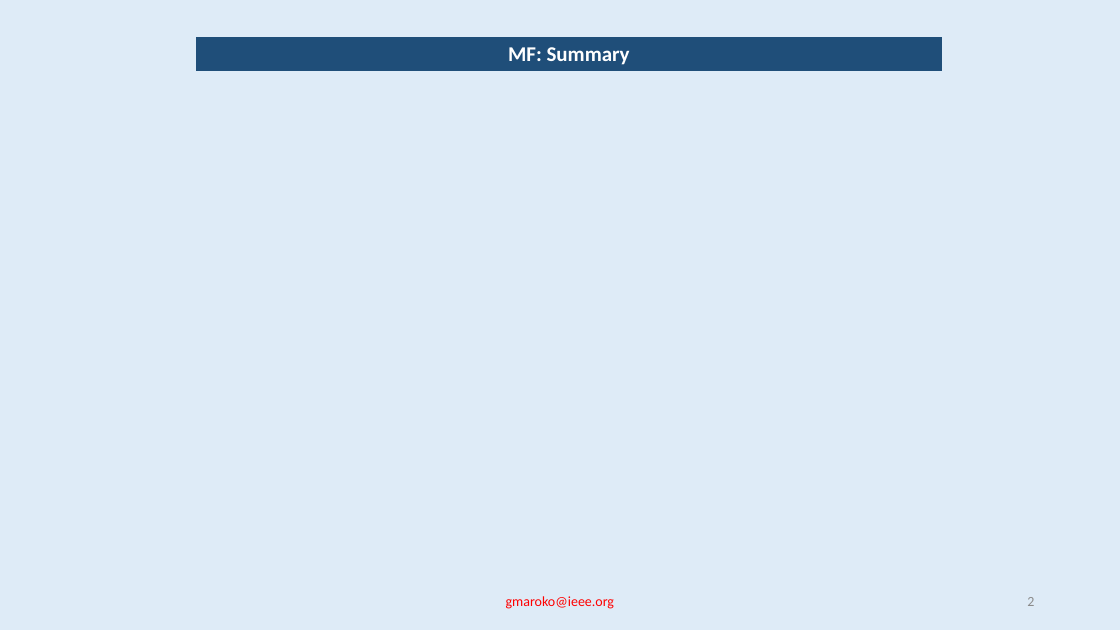
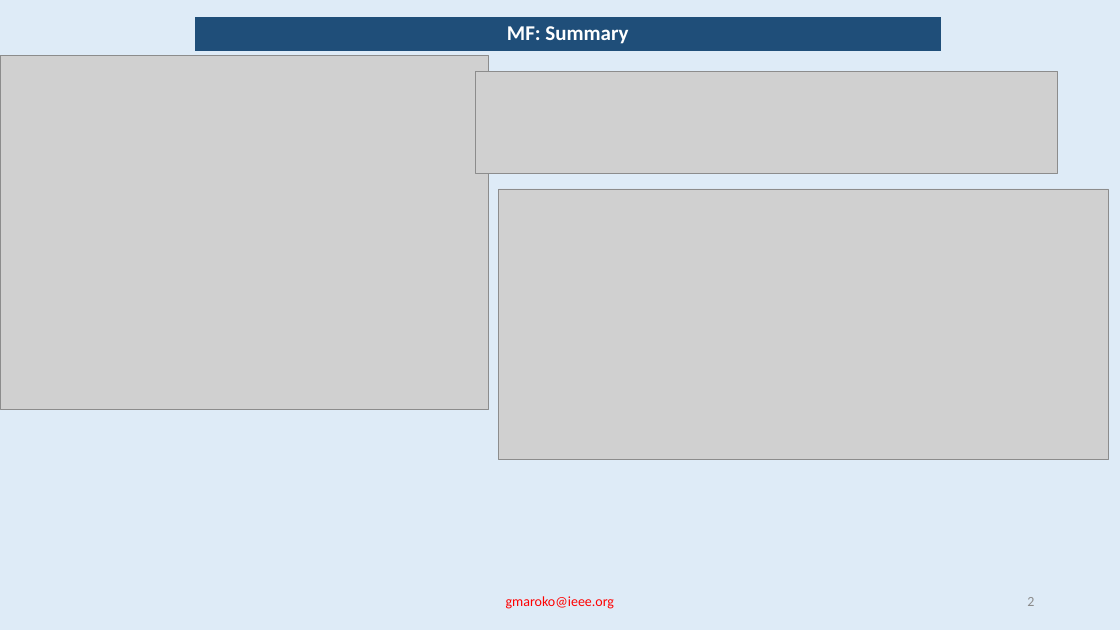
Before and after one commit to gmaroko/IEEE-Kenya-Section-Symposium-2018, a slide deck: slide 2 of MF.pptx. Drawn at 1120x630 pixels with LibreOffice and Linux fonts; fonts in the diff are those of the drawing; grey boxes stand for pictures. Boxes give left, top, right and bottom in pixels: in the first picture for what was removed or moved away, otherwise in the second. Text is boxed around its words. In the diff, an @@ line names an element or a change of style, - is before the commit and + after.

```diff
--- a/MF.pptx
+++ b/MF.pptx
@@ table: place and size @@
-table at (196, 37, 943, 71)
+table at (195, 17, 941, 50)
@@ picture added at (0, 55, 489, 410) @@
@@ picture added at (476, 71, 1059, 173) @@
@@ picture added at (499, 189, 1109, 460) @@
```
Also in this commit, not shown: 1 other slide changed.
